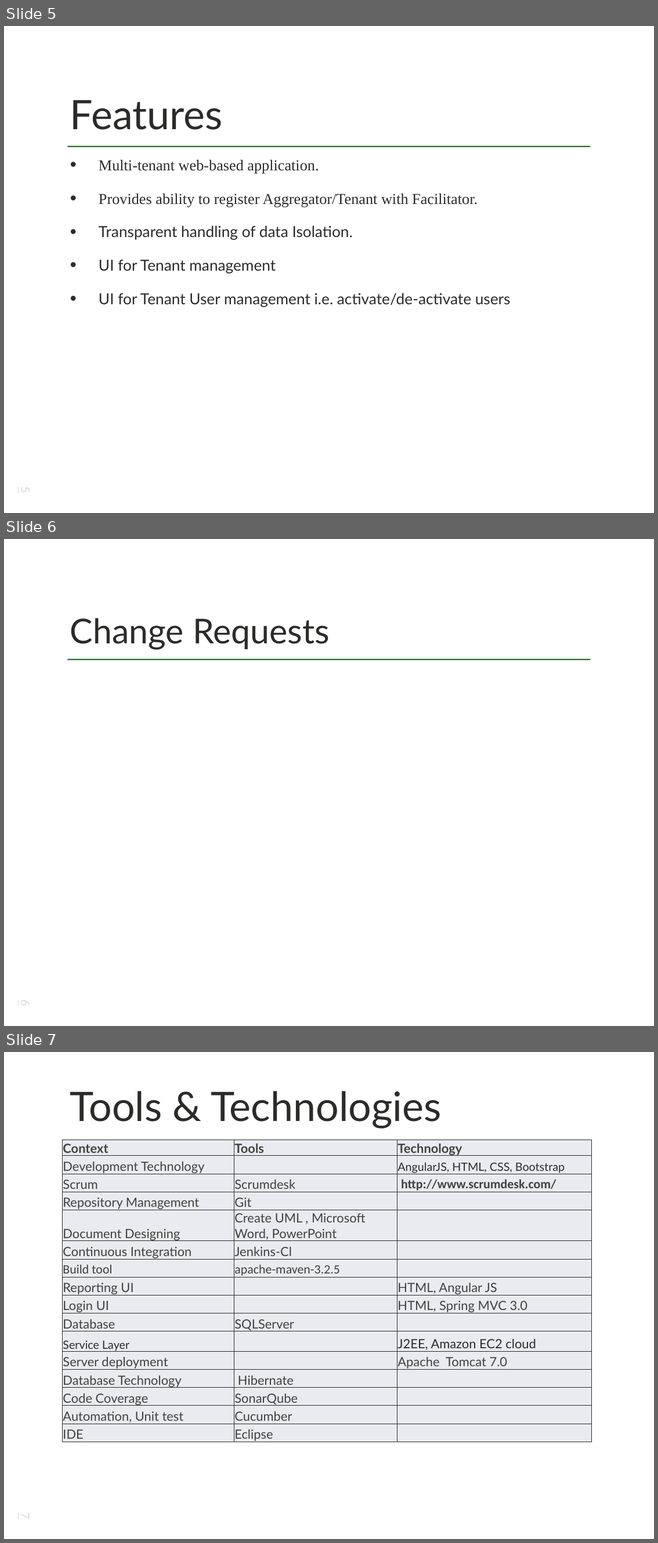
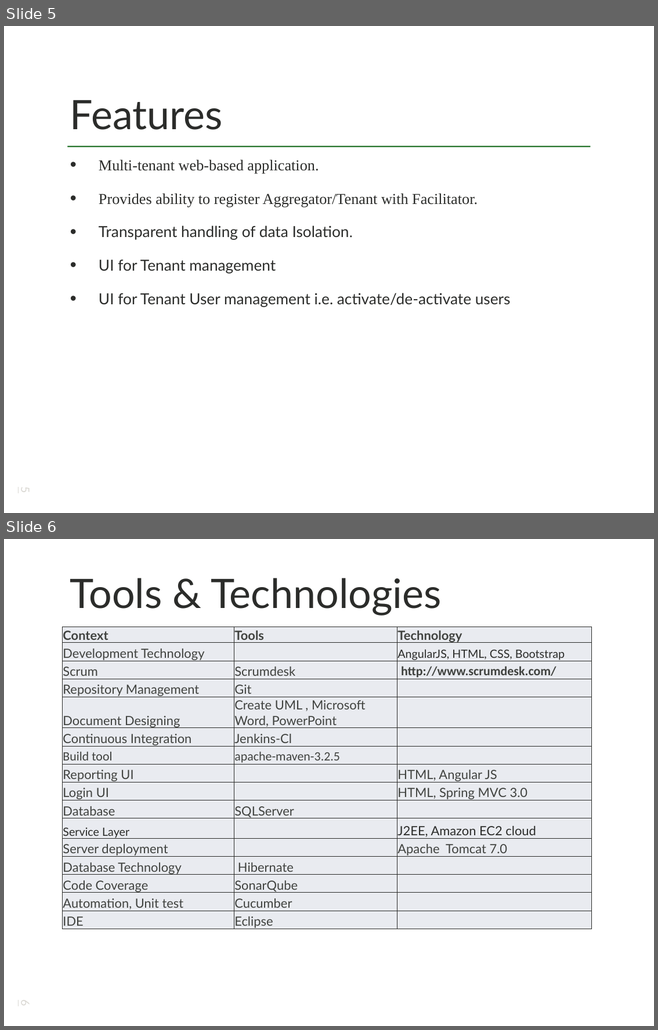
Before and after one commit to sunil311/EEJ1_Service_Platform, a slide deck: outsidewar/deliverables/EEteamJ1 Final Presentation.pptx. Shown one above the other, each under a label of ours: slides 5, 6 and 7 before the commit, slides 5 and 6 after it. The pictures are 658x1543 and 658x1030 pixels, drawn with LibreOffice and Linux fonts; fonts in the diff are those of the drawing. Boxes give left, top, right and bottom in pixels: in the first picture for what was removed or moved away, otherwise in the second. Text is boxed around its words. In the diff, an @@ line names an element or a change of style, - is before the commit and + after.

```diff
--- a/outsidewar/deliverables/EEteamJ1 Final Presentation.pptx
+++ b/outsidewar/deliverables/EEteamJ1 Final Presentation.pptx
@@ slide 6 removed at (4, 539, 654, 1026), background #FFFFFF; not listed: 1 template element that a slide beside it also shows @@
@@ title removed at (70, 618, 329, 650) @@
-Change Requests
@@ page number removed at (19, 1001, 33, 1005) @@
-6
@@ what was slide 7 is now slide 6 @@
@@ page number at (19, 1001, 33, 1005): text changed @@
-7
+6
```
Also in this commit, not shown: 1 slide changed.
